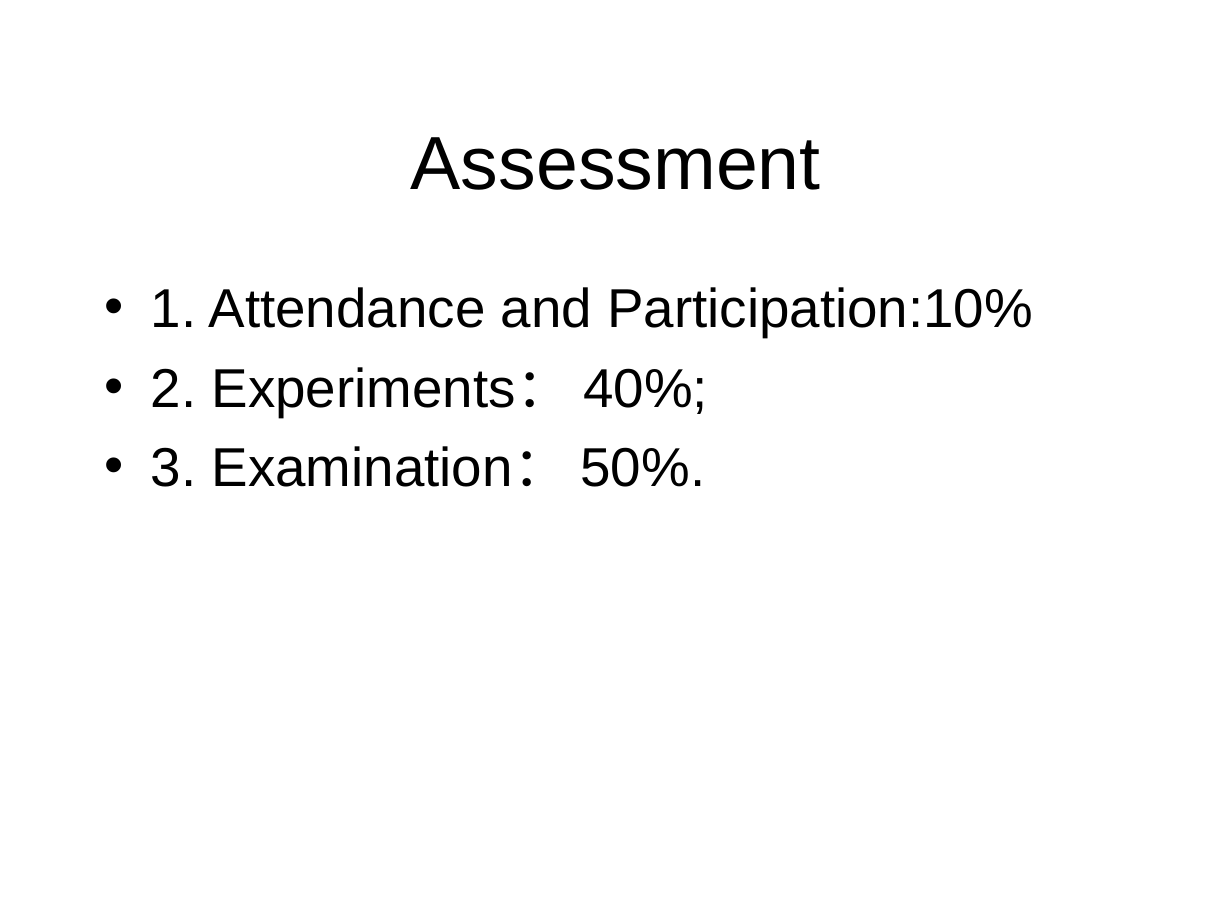
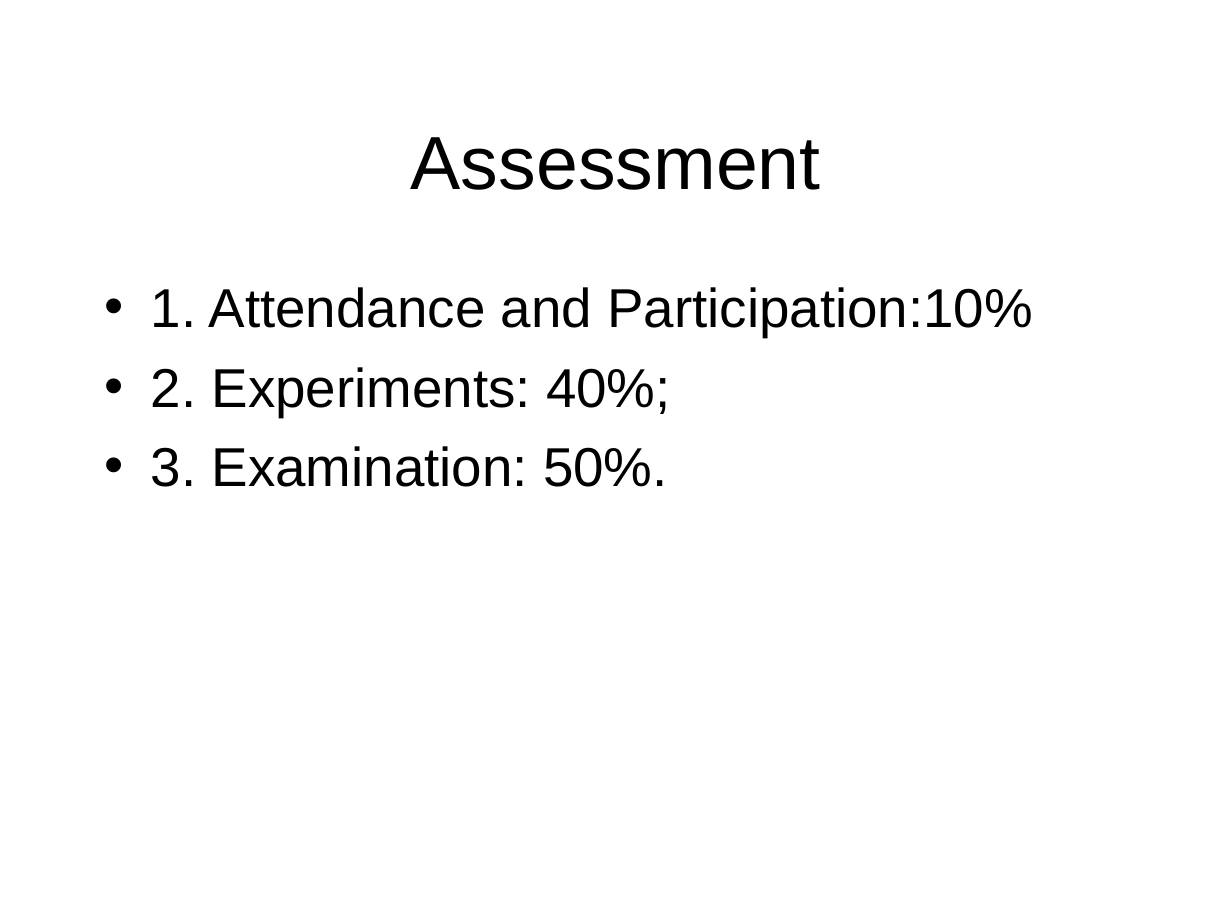
Before and after one commit to octaviordz/zjnu2017.github.io, a slide deck: slide 10 of OOP/lectures/010--Introduction.ppt (slide 4 before the commit). Drawn at 1232x924 pixels with LibreOffice and Linux fonts; fonts in the diff are those of the drawing. Boxes give left, top, right and bottom in pixels: in the first picture for what was removed or moved away, otherwise in the second. Text is boxed around its words. In the diff, an @@ line names an element or a change of style, - is before the commit and + after.

```diff
--- a/OOP/lectures/010--Introduction.ppt
+++ b/OOP/lectures/010--Introduction.ppt
@@ text at [151, 367, 671, 487]: text changed @@
-• 2. Experiments： 40%;
-• 3. Examination： 50%.
+• 2. Experiments: 40%;
+• 3. Examination: 50%.
```
Also in this commit, not shown: 1 other slide changed, 8 slides added, 1 other file.
